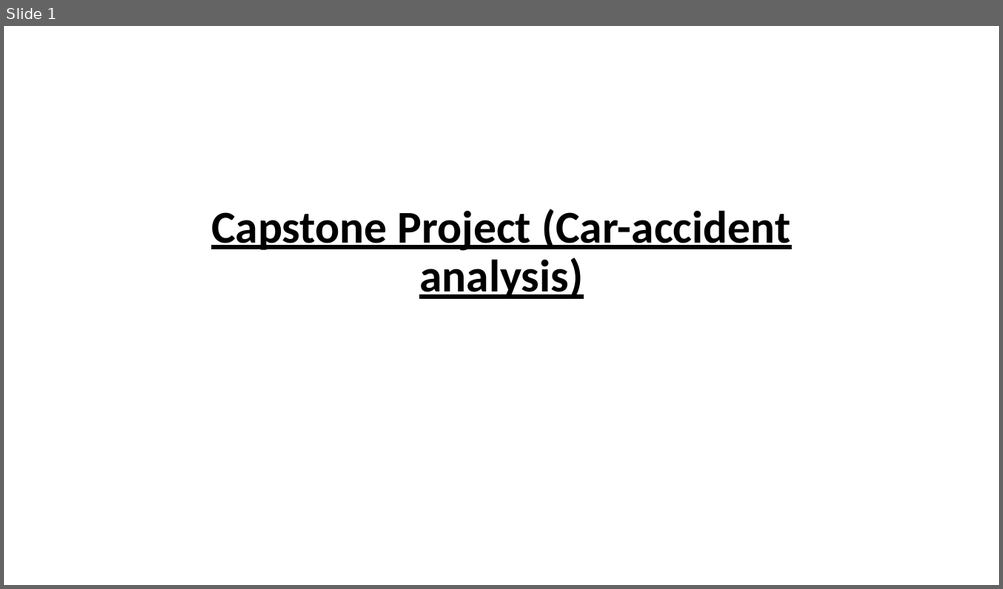
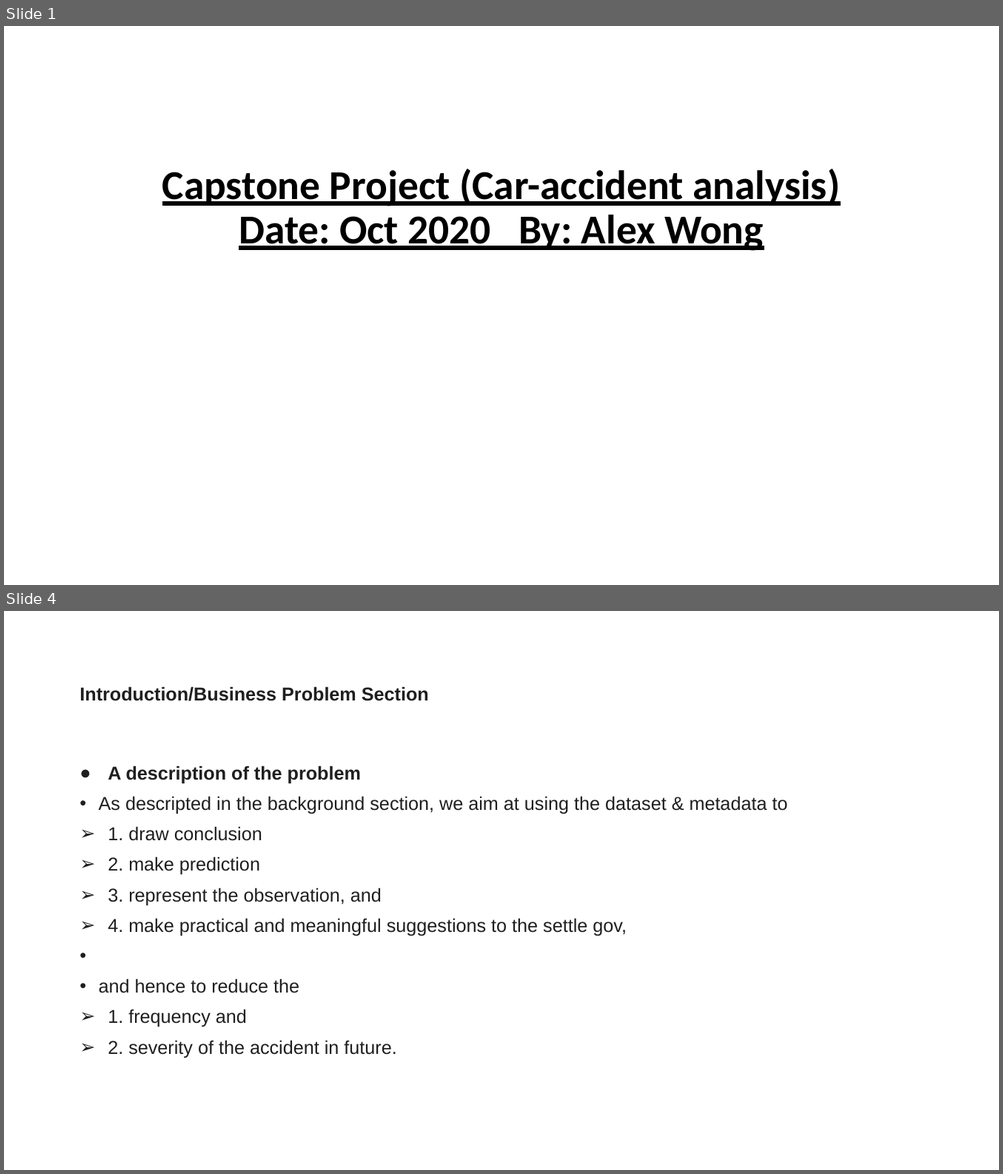
Before and after one commit to on99689nnnnn/Coursera_Capstone, a slide deck: Presentation - Coursera_Capstone.pptx. Shown one above the other, each under a label of ours: slide 1 before the commit, slides 1 and 4 after it; the slides between them are not shown. The pictures are 1003x589 and 1003x1174 pixels, drawn with LibreOffice and Linux fonts; fonts in the diff are those of the drawing. Boxes give left, top, right and bottom in pixels: in the first picture for what was removed or moved away, otherwise in the second. Text is boxed around its words. In the diff, an @@ line names an element or a change of style, - is before the commit and + after.

```diff
--- a/Presentation - Coursera_Capstone.pptx
+++ b/Presentation - Coursera_Capstone.pptx
@@ slide 4 added at (x1=4, y1=611, x2=999, y2=1170), background #FFFFFF @@
@@ title added at (x1=79, y1=686, x2=429, y2=701), 18 pt, text #1F1F1F, bold @@
+Introduction/Business Problem Section
@@ text added at (x1=99, y1=766, x2=788, y2=1058), 18 pt, text #1F1F1F @@
+● A description of the problem
+• As descripted in the background section, we aim at using the dataset & metadata to
+➢ 1. draw conclusion
+➢ 2. make prediction
+➢ 3. represent the observation, and
+➢ 4. make practical and meaningful suggestions to the settle gov,
+• and hence to reduce the
+➢ 1. frequency and
+➢ 2. severity of the accident in future.
@@ slide 1 changed as well @@
@@ title at (x1=162, y1=169, x2=839, y2=251): text changed; size 44 to 39.6 pt @@
-Capstone Project (Car-accident analysis)
+Capstone Project (Car-accident analysis)
+Date: Oct 2020 By: Alex Wong
```
Also in this commit, not shown: 6 other slides changed, 33 other slides added, 6 other files.
